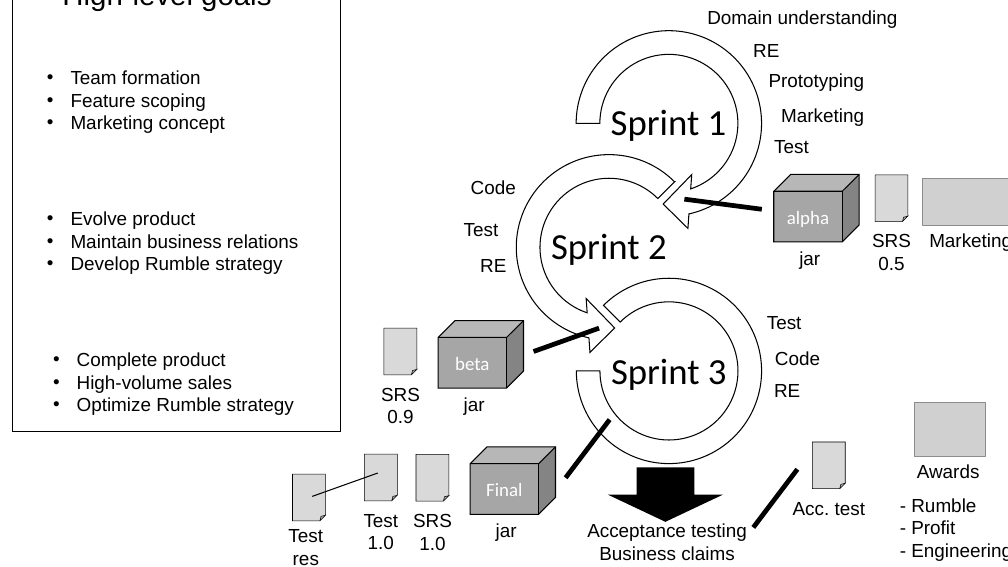
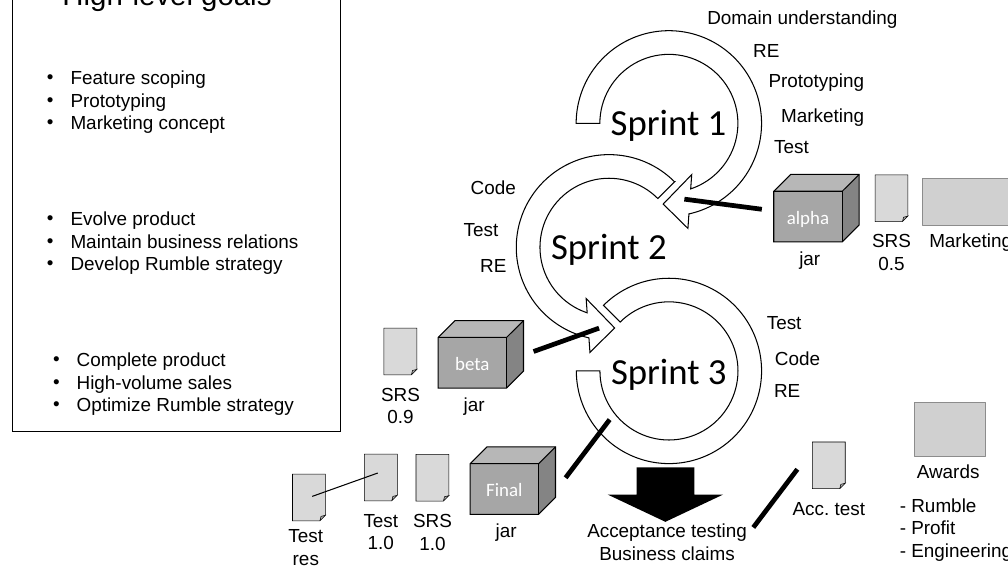
Before and after one commit to lunduniversity/introsofteng, a slide deck: slide 4 of project/rumble/etsa02_figures.pptx. Drawn at 1008x567 pixels with LibreOffice and Linux fonts; fonts in the diff are those of the drawing; grey boxes stand for pictures. Boxes give left, top, right and bottom in pixels: in the first picture for what was removed or moved away, otherwise in the second. Text is boxed around its words. In the diff, an @@ line names an element or a change of style, - is before the commit and + after.

```diff
--- a/project/rumble/etsa02_figures.pptx
+++ b/project/rumble/etsa02_figures.pptx
@@ text at [71, 70, 201, 85]: paragraph removed @@
-• Team formation
@@ text at [71, 93, 167, 111]: paragraph added @@
+• Prototyping
```
Also in this commit, not shown: 1 slide added, 2 other files.
